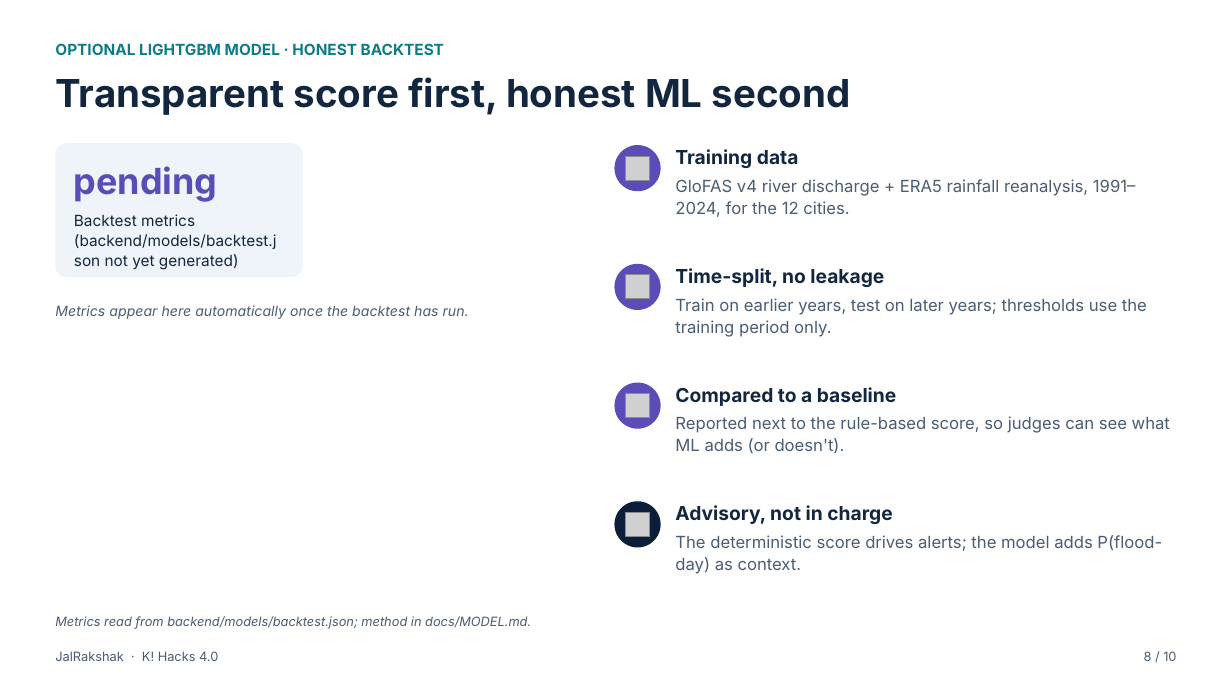
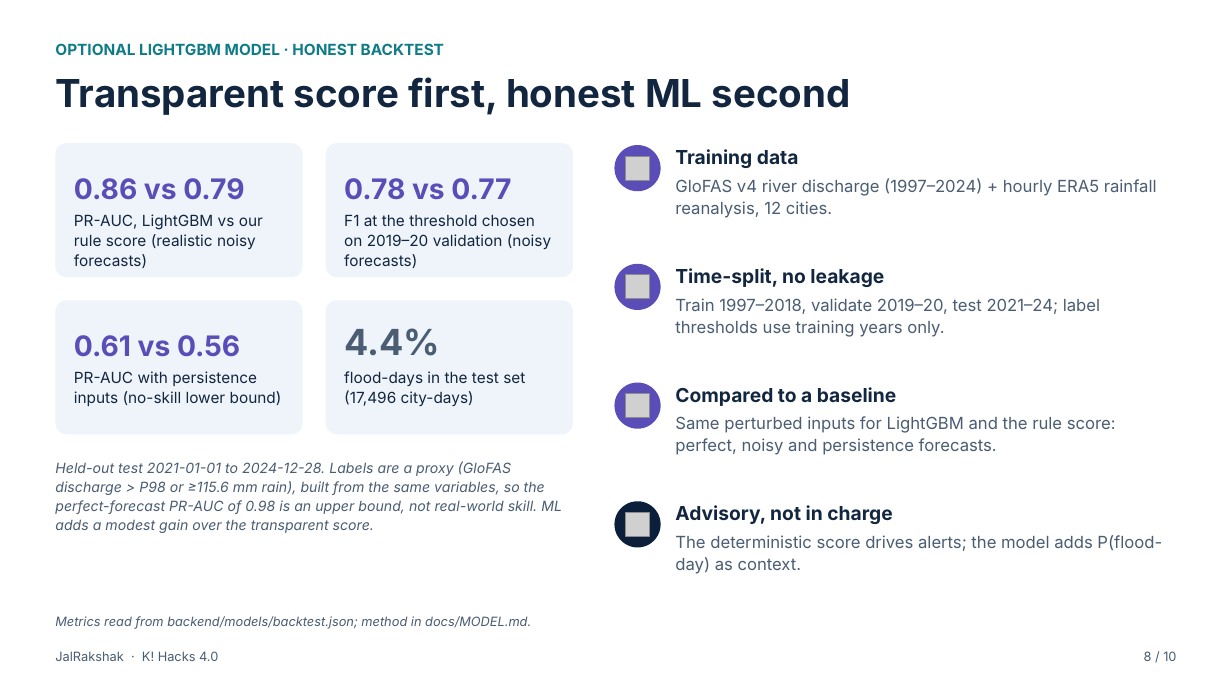
Before and after one commit to madhavzanwar/Jal-rakshak, a slide deck: slide 8 of submission/khacks-4.0/JalRakshak_KHacks4.pptx. Drawn at 1232x693 pixels with LibreOffice and Linux fonts; fonts in the diff are those of the drawing; grey boxes stand for pictures. Boxes give left, top, right and bottom in pixels: in the first picture for what was removed or moved away, otherwise in the second. Text is boxed around its words. In the diff, an @@ line names an element or a change of style, - is before the commit and + after.

```diff
--- a/submission/khacks-4.0/JalRakshak_KHacks4.pptx
+++ b/submission/khacks-4.0/JalRakshak_KHacks4.pptx
@@ rounded rectangle added at (325, 143, 572, 277), fill #EEF4FA @@
@@ text at (74, 178, 244, 200): text changed; size 28 to 22 pt @@
-pending
+0.86 vs 0.79
@@ text "0.86 vs 0.79" at (74, 178, 244, 200): vertical alignment top to bottom @@
@@ text added at (344, 178, 511, 200), 22 pt, text #5B4DB7, bold @@
+0.78 vs 0.77
@@ text at (675, 178, 1157, 218): text changed @@
-GloFAS v4 river discharge + ERA5 rainfall reanalysis, 1991–2024, for the 12 cities.
+GloFAS v4 river discharge (1997–2024) + hourly ERA5 rainfall reanalysis, 12 cities.
@@ text at (74, 214, 263, 268): text changed @@
-Backtest metrics (backend/models/backtest.json not yet generated)
+PR-AUC, LightGBM vs our rule score (realistic noisy forecasts)
@@ text added at (344, 214, 551, 268), 12 pt, text #12263F @@
+F1 at the threshold chosen on 2019–20 validation (noisy forecasts)
@@ text at (675, 298, 1100, 337): text changed @@
-Train on earlier years, test on later years; thresholds use the training period only.
+Train 1997–2018, validate 2019–20, test 2021–24; label thresholds use training years only.
@@ text removed at (55, 305, 469, 319) @@
-Metrics appear here automatically once the backtest has run.
@@ rounded rectangle added at (55, 300, 302, 434), fill #EEF4FA @@
@@ rounded rectangle added at (325, 300, 572, 434), fill #EEF4FA @@
@@ text added at (344, 328, 440, 356), 28 pt, text #4A5D73, bold @@
+4.4%
@@ text added at (74, 335, 240, 357), 22 pt, text #5B4DB7, bold @@
+0.61 vs 0.56
@@ text added at (74, 371, 282, 406), 12 pt, text #12263F @@
+PR-AUC with persistence inputs (no-skill lower bound)
@@ text added at (344, 371, 525, 406), 12 pt, text #12263F @@
+flood-days in the test set (17,496 city-days)
@@ text at (675, 416, 1116, 455): text changed @@
-Reported next to the rule-based score, so judges can see what ML adds (or doesn't).
+Same perturbed inputs for LightGBM and the rule score: perfect, noisy and persistence forecasts.
@@ text added at (55, 461, 562, 533), 11 pt, text #4A5D73, italic @@
+Held-out test 2021-01-01 to 2024-12-28. Labels are a proxy (GloFAS discharge > P98 or ≥115.6 mm rain), built from the same variables, so the perfect-forecast PR-AUC of 0.98 is an upper bound, not real-world skill. ML adds a modest gain over the transparent score.
```
Also in this commit, not shown: 1 other slide changed, 4 other files.
